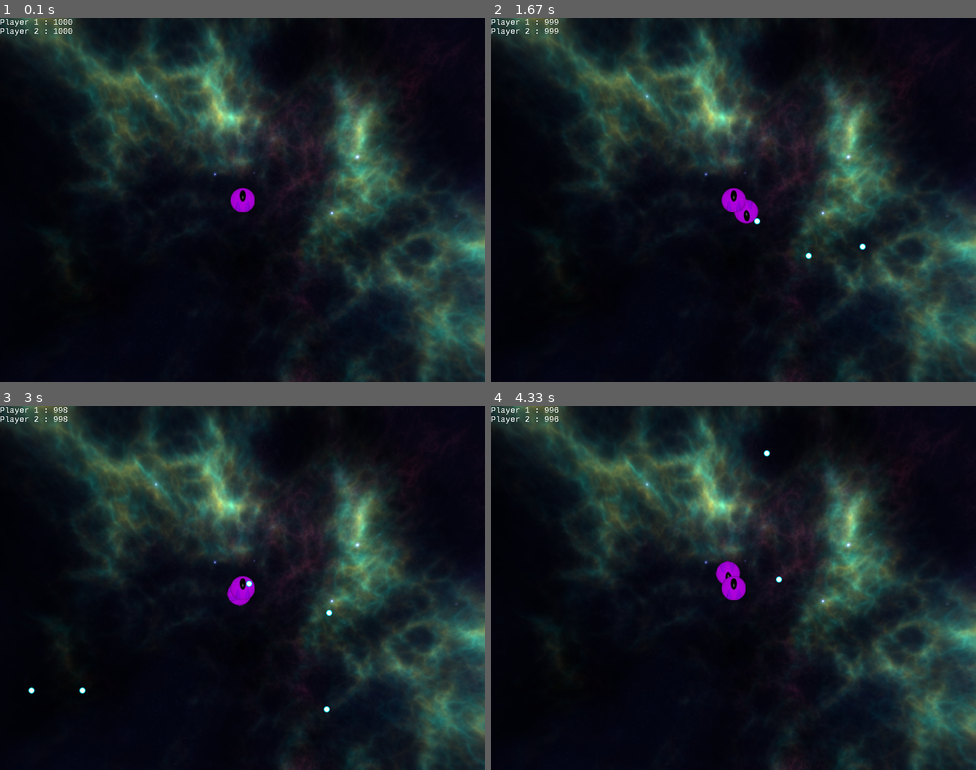
Above: before the commit, frames 1-4 (two rows, left to right).
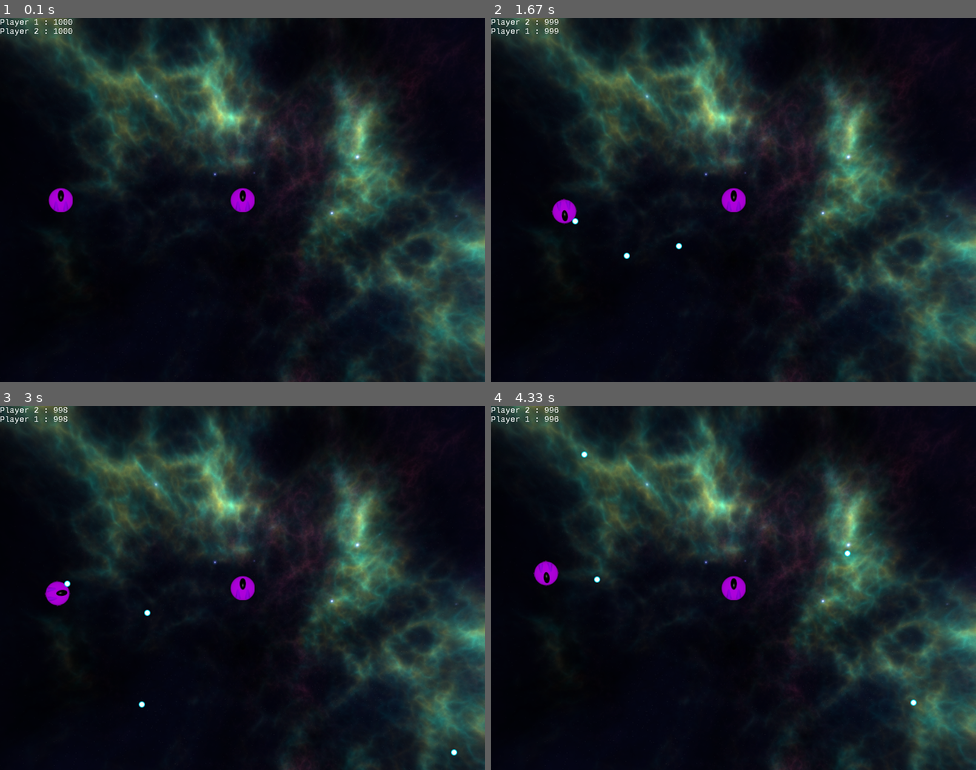
Above: after the commit, the same moments.

Repository: LostOxygen/ReMu-Agent-Env
Game: pygame game, started from main.py
Same seed, same stepped clock (60 frames per second), same inputs: the game is played once before the commit and once after it.
Inputs:
- Up to frame 1 (0.1 s): no input
- Up to frame 2 (1.67 s): tap Space at 0.33, 0.73, 1.03, 1.23, 1.57 s; hold Right 0.67-1.13 s; hold Up 1.17-1.47 s; hold Right from 1.5 s (still down)
- Up to frame 3 (3 s): tap Space at 1.87, 2.07, 2.37, 2.63, 2.97 s; release Right at 1.97 s; hold Left 2-2.53 s; hold Down 2.57-2.87 s; hold Left from 2.9 s (still down)
- Up to frame 4 (4.33 s): tap Space at 3.27, 3.4, 3.8, 4.1 s; release Left at 3.3 s; hold Up 3.33-3.7 s; hold Right from 3.73 s (still down)

The runs differ from the first frame. In frame 1, 0.3% of the frame differs, in the area x 10-53%, y 46-54%; in frame 2, 0.6%; in frame 3, 0.5%; in frame 4, 0.6%, in the area x 7-88%, y 0-83%.

Commit message:
Merge remote-tracking branch 'refs/remotes/origin/main'

Diff:
--- a/ai_wars/bullet.py
+++ b/ai_wars/bullet.py
@@ -6,18 +6,34 @@
 class Bullet():
 	"""Bullet class with functions for moving and drawing"""
 	def __init__(self, x: int, y: int, height: int, width: int, \
-				 sprite: pygame.Surface, velocity: Vector2):
+				 sprite: pygame.Surface, velocity: Vector2, shooter):
 		self.x = x
 		self.y = y
 		self.height = height
 		self.width = width
 		self.sprite = sprite
 		self.velocity = velocity
+		#Hitbox
+		self.hitbox = self.sprite.get_rect()
+		self.refreshHitboxCoordinates()
+		#Shooter of the bullet
+		self.shooter = shooter
+
 
 	def move(self) -> None:
 		"""public method to move the bullet"""
+		#First move sprite
 		self.x = self.x + self.velocity.x
 		self.y = self.y + self.velocity.y
 
+		self.refreshHitboxCoordinates()
+
 	def draw(self, surface: pygame.Surface) -> None:
 		surface.blit(self.sprite, (self.x, self.y))
+
+		#Debugging - Draw Hitbox
+		#pygame.draw.rect(surface, (0,255,0), self.hitbox)
+
+	def refreshHitboxCoordinates(self):
+		self.hitbox.x = self.x
+		self.hitbox.y = self.y
--- a/ai_wars/game_class.py
+++ b/ai_wars/game_class.py
@@ -1,6 +1,8 @@
 """Main GameClass"""
 import sys
+from numpy import delete
 import pygame
+from ai_wars import spaceship
 
 from ai_wars.utils import load_sprite
 from ai_wars.spaceship import Spaceship
@@ -15,6 +17,8 @@
 	# pygame userevents use codes from 24 to 35, so the first user event will be 24
 	DECREASE_SCORE_EVENT = pygame.USEREVENT + 0 # event code 24
 	SHOOT_COOLDOWN = 200 # specifies the cooldown for shooting in ms
+	POINTS_LOST_AFTER_BEING_HIT = 100
+	POINTS_GAINED_AFTER_HITTING = 200
 
 	def __init__(self):
 
@@ -28,7 +32,7 @@
 
 		self.bullets = [] # list with all bullets in the game
 		self.spaceships = [] # list with every spaceship in the game
-		self.spaceship = Spaceship(400, 300, 40, 40, \
+		self.spaceship1 = Spaceship(100, 300, 40, 40, \
 								   load_sprite("ai_wars/img/spaceship.png"), \
 								   self.bullets.append, self.screen, "Player 1")
 		self.spaceship2 = Spaceship(400, 300, 40, 40,
@@ -36,13 +40,15 @@
                              self.bullets.append, self.screen, "Player 2")
 		# append the spaceship to the list of spaceships, later the game will append the
 		# spaceships of every player to this list
-		self.spaceships.append(self.spaceship)
+		self.spaceships.append(self.spaceship1)
 		self.spaceships.append(self.spaceship2)
 
 		# attach all players to the scoreboard
 		for ship in self.spaceships:
 			self.scoreboard.attach(ship)
 
+		#TODO: This needs to be in the spaceship and not in the game_class. Every ship has its own
+		#cooldown which it has to manage on its own
 		# initialize timer and delta_time
 		self.clock = pygame.time.Clock()
 		self.delta_time = 0
@@ -73,16 +79,16 @@
 			case is_key_pressed if is_key_pressed[pygame.K_SPACE]:
 				# limit the frequency of bullets
 				if self.time_elapsed_since_last_action > self.SHOOT_COOLDOWN:
-					self.spaceship.action(EnumAction.SHOOT)
+					self.spaceship1.action(EnumAction.SHOOT)
 					self.time_elapsed_since_last_action = 0
 			case is_key_pressed if is_key_pressed[pygame.K_LEFT]:
-				self.spaceship.action(EnumAction.LEFT)
+				self.spaceship1.action(EnumAction.LEFT)
 			case is_key_pressed if is_key_pressed[pygame.K_RIGHT]:
-				self.spaceship.action(EnumAction.RIGHT)
+				self.spaceship1.action(EnumAction.RIGHT)
 			case is_key_pressed if is_key_pressed[pygame.K_UP]:
-				self.spaceship.action(EnumAction.FORWARD)
+				self.spaceship1.action(EnumAction.FORWARD)
 			case is_key_pressed if is_key_pressed[pygame.K_DOWN]:
-				self.spaceship.action(EnumAction.BACKWARD)
+				self.spaceship1.action(EnumAction.BACKWARD)
 
 	def _handle_events(self) -> None:
 		"""Private helper method to listen and process pygame events"""
@@ -110,15 +116,7 @@
 
 		# rendering loop to draw all bullets
 		for bullet in self.bullets:
-			# if the bullet is out of the screen, let it despawn
-			if bullet.x > self.screen.get_width() or \
-			   bullet.x < 0 or \
-			   bullet.y > self.screen.get_height() or \
-			   bullet.y < 0:
-				self.bullets.remove(bullet)
-				del bullet
-			else:
-				bullet.draw(self.screen)
+			bullet.draw(self.screen)
 
 		# draw scoreboard
 		self.scoreboard.draw_scoreboard(self.screen)
@@ -127,11 +125,35 @@
 
 	def _process_game_logic(self) -> None:
 		"""private method to process game logic"""
-
 		# loop over every bullet and update its position
 		for bullet in self.bullets:
 			bullet.move()
+			#If bullet get out of bound then delete it
+			if bullet.x > self.screen.get_width() or \
+			   bullet.x < 0 or \
+			   bullet.y > self.screen.get_height() or \
+			   bullet.y < 0:
+				self.delete_bullet(bullet)
+
 
 		# TODO
-		# check for Kollisions of ships and bullets
+		# check for collisions of ships and bullets
 		# self.scoreboard.decrease_score(ship.name, 100)
+		#Check if any ships are hit by any bullets
+		for ship in self.spaceships:
+			for bullet in self.bullets:
+				if ship.hitbox.colliderect(bullet.hitbox):
+					#Check if bullet hit the shooter of the bullet itself
+					if(bullet.shooter == ship):
+						continue
+					#Destroy bullet
+					self.delete_bullet(bullet)
+					#Remove points from ship that got hit
+					shooter_name = bullet.shooter.name
+					shot_name = ship.name
+					self.scoreboard.decrease_score(shot_name, self.POINTS_LOST_AFTER_BEING_HIT)
+					self.scoreboard.increase_score(shooter_name, self.POINTS_GAINED_AFTER_HITTING)
+
+	def delete_bullet(self, bullet) -> None:
+		self.bullets.remove(bullet)
+		del bullet
--- a/ai_wars/scoreboard.py
+++ b/ai_wars/scoreboard.py
@@ -63,21 +63,21 @@
 		self._scoreboard_dict[player_name] = new_score
 		# re-sort the scoreboard
 		self._scoreboard_dict = dict(sorted(self._scoreboard_dict.items(),
-									 key=lambda x: x[1], reverse=False))
+									 key=lambda x: x[1], reverse=True))
 		self.notify()
 
 	def decrease_score(self, player_name: str, decrease: int) -> None:
 		self._scoreboard_dict[player_name] = self._scoreboard_dict[player_name] - decrease
 		# re-sort the scoreboard
 		self._scoreboard_dict = dict(sorted(self._scoreboard_dict.items(),
-                                      key=lambda x: x[1], reverse=False))
+                                      key=lambda x: x[1], reverse=True))
 		self.notify()
 
 	def increase_score(self, player_name: str, increase: int) -> None:
 		self._scoreboard_dict[player_name] = self._scoreboard_dict[player_name] + increase
 		# re-sort the scoreboard
 		self._scoreboard_dict = dict(sorted(self._scoreboard_dict.items(),
-                                      key=lambda x: x[1], reverse=False))
+                                      key=lambda x: x[1], reverse=True))
 		self.notify()
 
 	def draw_scoreboard(self, screen: pygame.Surface) -> None:
--- a/ai_wars/spaceship.py
+++ b/ai_wars/spaceship.py
@@ -32,6 +32,10 @@
 		self.acceleration = 0.9
 		self.draw_position = Vector2() # position where the spaceship gets drawn
 
+		#Hitbox
+		self.hitbox = self.sprite.get_rect()
+		self.refresh_Hitbox_Coordinates()
+
 	def action(self, action: EnumAction) -> None:
 		"""public method to move the ship in the direction of the action"""
 		match action:
@@ -42,8 +46,11 @@
 				valid_pos_x = np.clip(new_position_x, 0, self.screen.get_width())
 				valid_pos_y = np.clip(new_position_y, 0, self.screen.get_height())
 
+				# move sprite
 				self.x = valid_pos_x
 				self.y = valid_pos_y
+
+				self.refresh_Hitbox_Coordinates()
 
 			case EnumAction.BACKWARD:
 				new_position_x = self.x - self.direction.x * self.acceleration
@@ -54,6 +61,8 @@
 
 				self.x = valid_pos_x
 				self.y = valid_pos_y
+
+				self.refresh_Hitbox_Coordinates()
 
 			case EnumAction.RIGHT:
 				self._rotate(clockwise=True)
@@ -67,8 +76,10 @@
 	def _shoot(self) -> None:
 		"""public method to create a bullet and append it to the bullet list"""
 		bullet_velocity = self.direction * 3
+		#TODO We are passing here the wrong height and width (that of the ship), the bullet class
+		# can get it itself using the img
 		bullet = Bullet(self.x, self.y - np.floor(self.height/2), self.height, self.width, \
-						load_sprite("ai_wars/img/bullet.png"), bullet_velocity)
+						load_sprite("ai_wars/img/bullet.png"), bullet_velocity, self)
 		self.bullet_append(bullet)
 
 	def _rotate(self, clockwise: bool) -> None:
@@ -86,6 +97,16 @@
 		blit_position = Vector2(self.x, self.y) - rotated_surface_size * 0.5
 		screen.blit(rotated_surface, blit_position)
 
+		#Debugging - Draw Hitbox
+		#pygame.draw.rect(screen, (0,255,0), self.hitbox)
+
 	def update(self, subject: Subject) -> None:
 		"""Receive update from subject."""
 		pass
+
+	def refresh_Hitbox_Coordinates(self) -> None:
+		#TODO This is currently only a hotfix. For some reason self.x and self.y are not in the top
+		# left corner as it normally in pygame (and e.g. bullet class) but self.x and self.y give
+		# the center of the sprite. Therefore assigning the hitbox center the coordinates, the
+		# hitbox aligns with the sprite
+		self.hitbox.center = self.x, self.y
